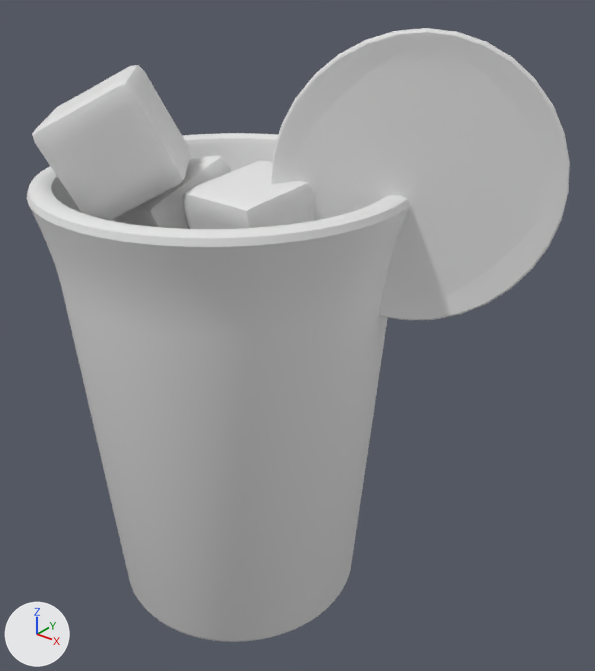
An edit to the OBJ model public/assets/drink-baked/blog0116.obj, drawn before and after from the same camera.
One viewpoint serves both versions: a 50 mm camera at (4.23, -4.43, 5.31) aimed at (0.56, 0.16, 2.47). The axes (+X, +Y, +Z) are drawn at lower left. The lights are the same throughout. The first picture is the older version. Where no turn or scale is listed for an object, it has been applied to the vertices.
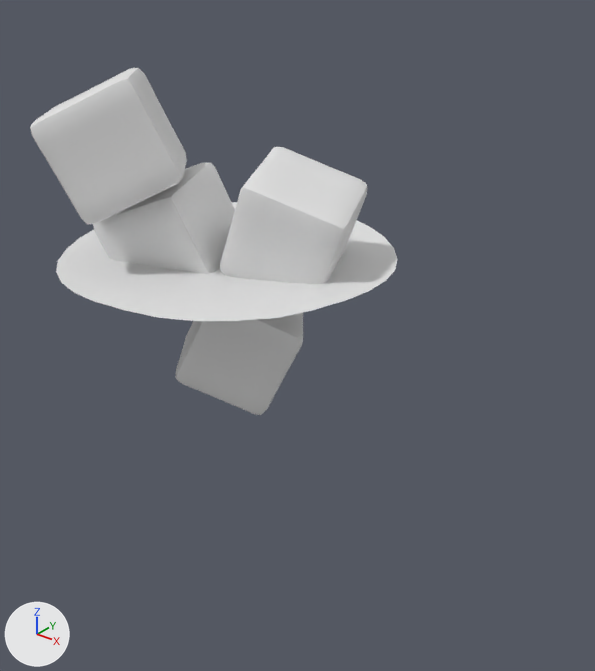
Boxes [x1, y1, x2, y2] around the edits, measured in the pictures (595 x 671 px; the box of a moved part takes in the faces that stretch with it):
'Cylinder', deleted
    before: [27, 133, 410, 642]
'Circle.001', deleted
    before: [271, 28, 570, 320]
'Cube.002', reshaped
    before: [182, 160, 314, 229]
    after: [220, 147, 367, 284]
'Cube.003', reshaped
    before: [32, 65, 190, 221]
    after: [30, 68, 187, 224]
'Cube.001', reshaped
    before: [113, 156, 232, 229]
    after: [93, 163, 235, 274]
part 4 of me_plane, moved or reshaped (not visible before)
    after: [56, 202, 398, 321]
'Cube', unchanged, uncovered by the edit
    after: [175, 313, 303, 415]

The change, as a diff of the scene's bpy script:
```diff
--- a/public/assets/drink-baked/blog0116.obj.py
+++ b/public/assets/drink-baked/blog0116.obj.py
@@ me_cube_001 @@
 # used by ob_cube_001; location = (0.0, 0.0, 0.0)
-me_cube_001.from_pydata(...)  # 386 vertices, 384 faces; spans x -0.988..0.044, y -0.533..0.562, z 2.657..3.775
+me_cube_001.from_pydata(...)  # 386 vertices, 384 faces; spans x -1.013..0.134, y -0.699..0.382, z 2.643..3.701
+# me_cube_001 part 1: the whole mesh is multiplied about its middle by the matrix ((0.884, -0.415, -0.216), (0.457, 0.864, 0.211), (0.099, -0.285, 0.953)), then moved by (0.033, -0.173, -0.045)
@@ me_cube_002 @@
 # used by ob_cube_002; location = (0.0, 0.0, 0.0)
-me_cube_002.from_pydata(...)  # 386 vertices, 384 faces; spans x -0.055..0.892, y -0.563..0.42, z 2.887..3.813
+me_cube_002.from_pydata(...)  # 386 vertices, 384 faces; spans x -0.082..1.097, y -0.326..0.692, z 2.807..3.875
+# me_cube_002 part 2: the whole mesh is multiplied about its middle by the matrix ((0.197, -0.946, 0.259), (-0.011, -0.266, -0.964), (0.98, 0.187, -0.062)), then moved by (0.089, 0.255, -0.009)
@@ me_cube_003 @@
 # used by ob_cube_003; location = (0.0, 0.0, 0.0)
-me_cube_003.from_pydata(...)  # 386 vertices, 384 faces; spans x -1.225..0.008, y -1.129..0.095, z 3.406..4.447
+me_cube_003.from_pydata(...)  # 386 vertices, 384 faces; spans x -1.189..0.047, y -1.173..0.031, z 3.421..4.465
+# me_cube_003 part 3: the whole mesh is multiplied about its middle by the matrix ((0.441, -0.501, -0.744), (-0.444, 0.599, -0.667), (0.78, 0.625, 0.042)), then moved by (0.038, -0.054, 0.016)
@@ me_plane @@
 # used by ob_plane; location = (0.0, 0.0, 0.0)
-me_plane.from_pydata(...)  # 256 vertices, 76 faces; spans x -1.31..1.31, y -1.31..1.31, z 3.06..3.11
+me_plane.from_pydata(...)  # 226 vertices, 167 faces; spans x -1.31..1.31, y -1.31..1.31, z 3.03..3.11
+# me_plane part 4: 12 vertices moved from x -1.25..1.25, y -1.3..1.3, z 3.06..3.1 to x -1.29..1.29, y -1.29..1.29, z 3.06..3.09; 158 vertices removed from x -1.3..1.3, y -1.31..1.31, z 3.06..3.11; 128 vertices added at x -1.3..1.3, y -1.3..1.3, z 3.03..3.11
@@ ob_circle_001 @@
-ob_circle_001 = bpy.data.objects.new('Circle.001', me_circle_001)
-ob_circle_001.location = (0.0, 0.0, 0.0)
@@ ob_cylinder @@
-ob_cylinder = bpy.data.objects.new('Cylinder', me_cylinder)
-ob_cylinder.location = (0.0, 0.0, 0.0)
```
